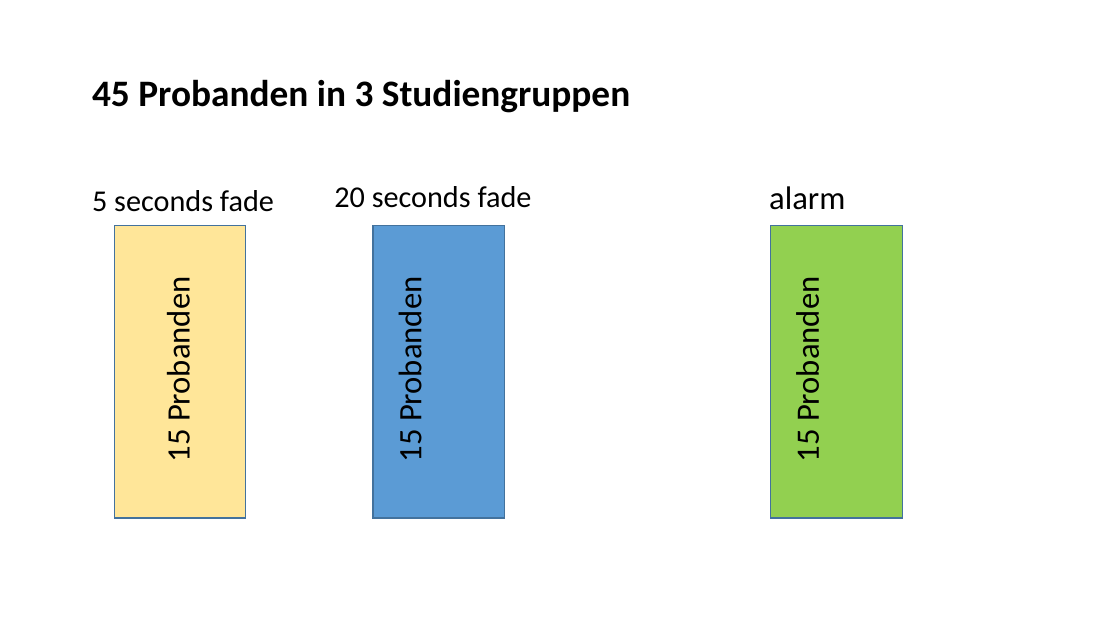
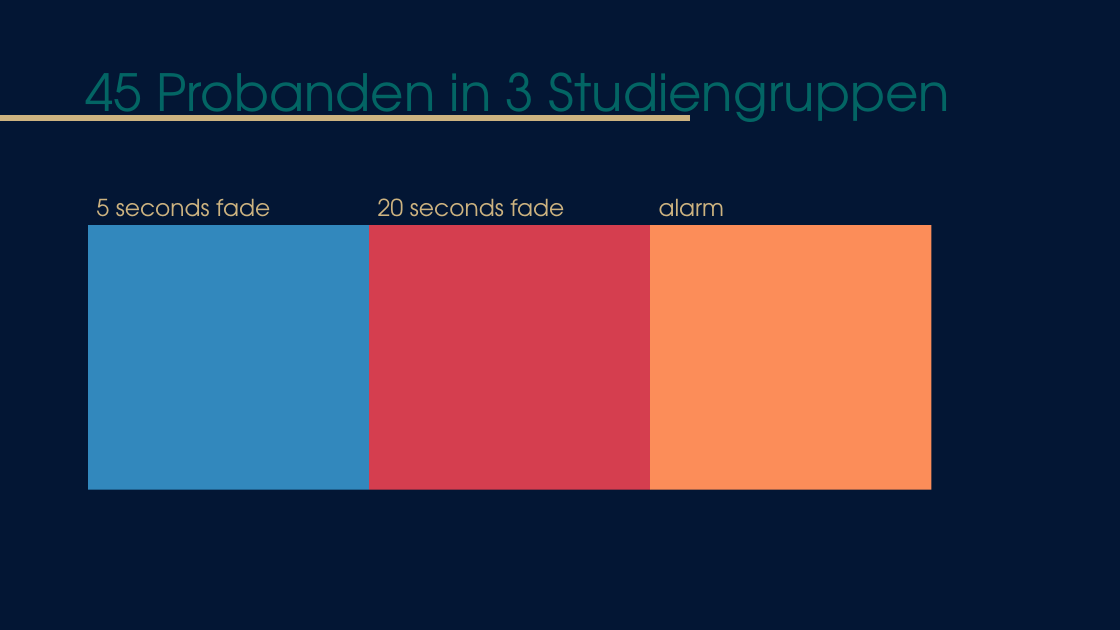
Before and after one commit to tlahmann/mci-af, a slide deck: slide 8 of presentation/Resync Studie.pptx. Drawn at 1120x630 pixels with LibreOffice and Linux fonts; fonts in the diff are those of the drawing. Boxes give left, top, right and bottom in pixels: in the first picture for what was removed or moved away, otherwise in the second. Text is boxed around its words. In the diff, an @@ line names an element or a change of style, - is before the commit and + after.

Commit message:
Fiddle with the design

```diff
--- a/presentation/Resync Studie.pptx
+++ b/presentation/Resync Studie.pptx
@@ background #FFFFFF to #031634 @@
@@ title "45 Probanden in 3 Studiengruppen": place and size @@
-title "45 Probanden in 3 Studiengruppen" at bbox=[92, 79, 630, 113]
+title "45 Probanden in 3 Studiengruppen" at bbox=[85, 72, 950, 122]
@@ title "45 Probanden in 3 Studiengruppen" at bbox=[85, 72, 950, 122]: size 32 to 44 pt, font Calibri to TeX Gyre Adventor, text colour #000000 to #036564, bold off @@
@@ line added from (0, 118) to (690, 118), #CDB380 4.5 pt @@
@@ text "5 seconds fade": place and size @@
-text "5 seconds fade" at bbox=[92, 190, 274, 212]
+text "5 seconds fade" at bbox=[96, 198, 270, 228]
@@ text "5 seconds fade" at bbox=[96, 198, 270, 228]: size 25.9 to 20 pt, font Calibri to TeX Gyre Adventor, text colour #000000 to #CDB380 @@
@@ text "20 seconds fade": place and size @@
-text "20 seconds fade" at bbox=[334, 186, 532, 208]
+text "20 seconds fade" at bbox=[378, 198, 564, 228]
@@ text "20 seconds fade" at bbox=[378, 198, 564, 228]: size 25.9 to 20 pt, font Calibri to TeX Gyre Adventor, text colour #000000 to #CDB380; line spacing 0.9 to 0.8 @@
@@ text "alarm": place and size @@
-text "alarm" at bbox=[769, 186, 845, 210]
+text "alarm" at bbox=[659, 198, 724, 228]
@@ text "alarm" at bbox=[659, 198, 724, 228]: size 28 to 20 pt, font Calibri to TeX Gyre Adventor, text colour #000000 to #CDB380; line spacing 0.9 to 0.8 @@
@@ rectangle: place and size @@
-rectangle at bbox=[114, 225, 246, 518]
+rectangle at bbox=[88, 225, 370, 490]
@@ rectangle at bbox=[88, 225, 370, 490]: fill #FFE699 to #3288BD; outline #43739E 1 pt to none @@
@@ rectangle: place and size @@
-rectangle at bbox=[373, 225, 505, 518]
+rectangle at bbox=[369, 225, 650, 490]
@@ rectangle at bbox=[369, 225, 650, 490]: fill #5B9BD5 to #D53E4F; outline #43739E 1 pt to none @@
@@ rectangle: place and size @@
-rectangle at bbox=[770, 225, 902, 518]
+rectangle at bbox=[650, 225, 932, 490]
@@ rectangle at bbox=[650, 225, 932, 490]: fill #92D050 to #FC8D59; outline #43739E 1 pt to none @@
@@ text removed at bbox=[159, 294, 199, 459] @@
-15 Probanden
@@ text removed at bbox=[390, 294, 430, 459] @@
-15 Probanden
@@ text removed at bbox=[788, 294, 828, 459] @@
-15 Probanden
```
Also in this commit, not shown: 11 other slides changed, 3 slides added, 4 slides removed.
